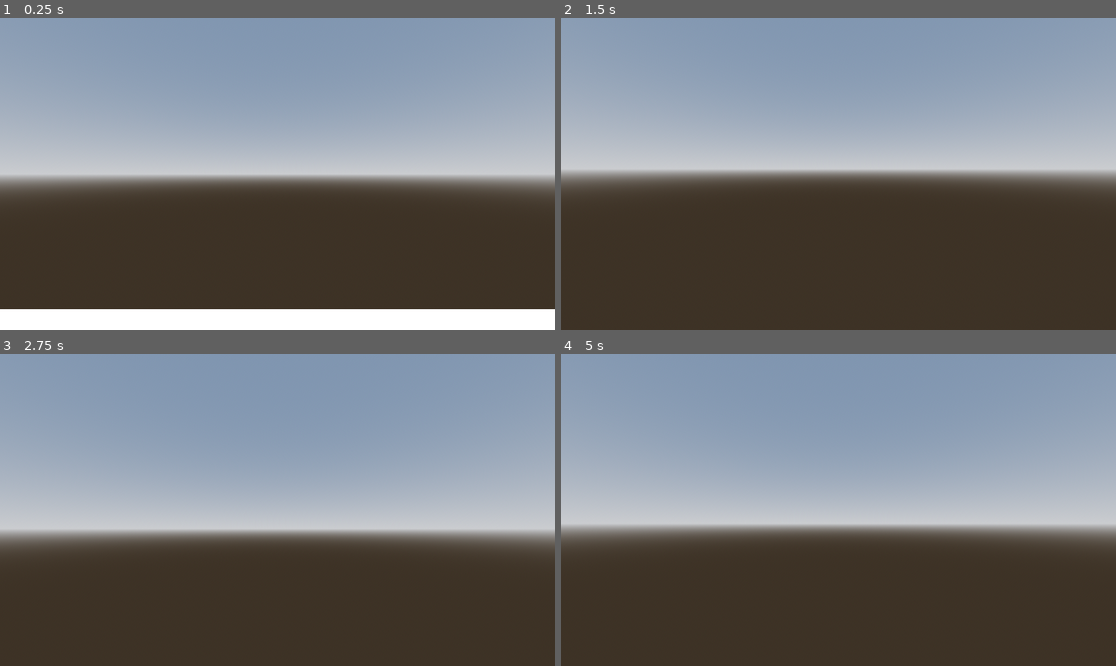
Above: before the commit, frames 1-4 (two rows, left to right).
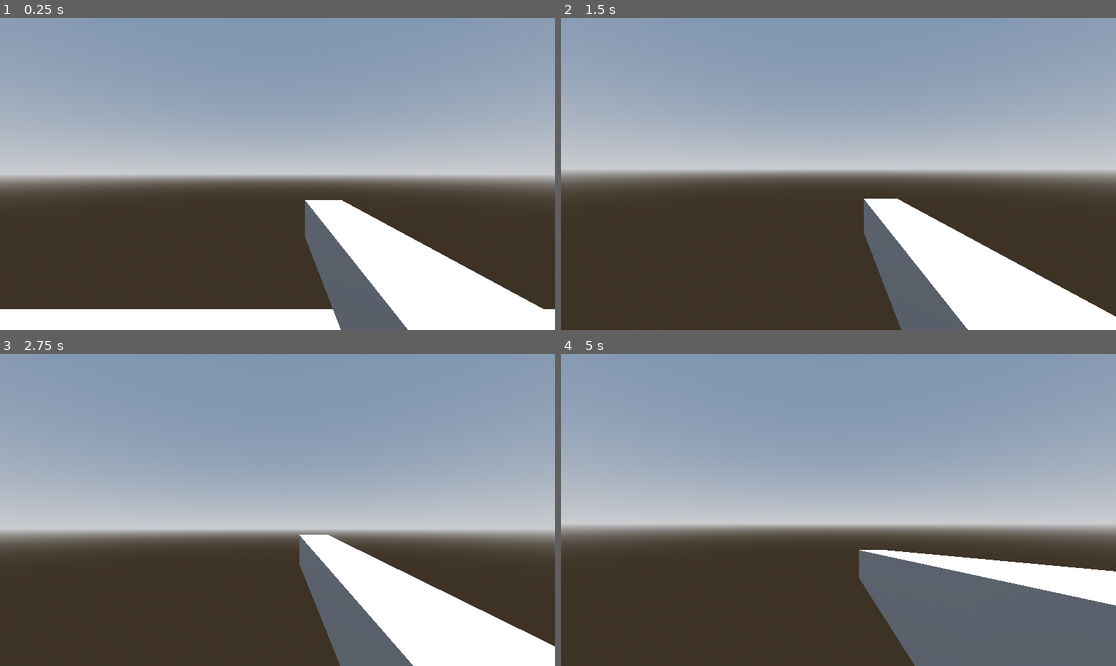
Above: after the commit, the same moments.

Repository: Shreyashz/stonelympics
Game: Godot game, scene res://Levels/test_scene.tscn
The game is run twice, just before and just after one commit, with the same random seed, the same clock (stepped at 60 frames per second) and the same inputs.
Inputs (mouse positions are in pixels of both pictures, inside the frame that each line leads up to):
- Up to frame 1 (0.25 s): no input
- Up to frame 2 (1.5 s): move the mouse to (866, 174) at 0.52 s; hold W (move_forward) from 0.53 s (still down); click (866, 174) at 0.6 s; tap Space (jump) at 0.77 s; tap Enter at 1.25 s; move the mouse to (810, 174) at 1.27 s; click (810, 174) at 1.35 s
- Up to frame 3 (2.75 s): keep holding W (move_forward); tap Space (jump) at 1.52 s; move the mouse to (288, 503) at 2.02 s; click (288, 503) at 2.1 s
- Up to frame 4 (5 s): keep holding W (move_forward); tap Space (jump) at 2.75, 3.02, 3.77, 4.52 s; move the mouse to (832, 516) at 2.77 s; click (832, 516) at 2.85 s; move the mouse to (877, 513) at 3.52 s; click (877, 513) at 3.6 s; tap Enter at 4.25 s; move the mouse to (794, 506) at 4.27 s; click (794, 506) at 4.35 s

The runs differ from the first frame. In frame 1, 8.8% of the frame differs, in the area x 54-98%, y 58-100%; in frame 2, 11%; in frame 3, 11%; in frame 4, 14%, in the area x 53-100%, y 62-100%.

Commit message:
Hands added to the model to be able to interact with

Diff:
--- /dev/null
+++ b/Animations/HandMovement.tres
@@ -0,0 +1,3 @@
+[gd_resource type="Animation" format=3 uid="uid://d24ba644lsp3k"]
+
+[resource]
--- a/Scripts/player_body.gd
+++ b/Scripts/player_body.gd
@@ -4,6 +4,7 @@
 @export var tilt_upper_limit := deg_to_rad(85)
 @export var tilt_lower_limit := deg_to_rad(-85)
 @export var CAMERA_CONTROLLER :Camera3D
+@export var hand_animation_player: AnimationPlayer
 
 const SPEED = 5.0
 const JUMP_VELOCITY = 4.5
@@ -19,6 +20,8 @@
 func _input(event):
 	if event.is_action_pressed("escape"):
 		get_tree().quit()
+	if event.is_action_pressed("primary_fire"):
+		hand_animation_player.play("grab")
 
 func _unhandled_input(event: InputEvent) -> void:
 	mouse_input = event is InputEventMouseMotion and Input.get_mouse_mode() == Input.MOUSE_MODE_CAPTURED
--- a/prefabs/PlayerBody.tscn
+++ b/prefabs/PlayerBody.tscn
@@ -1,19 +1,174 @@
-[gd_scene load_steps=4 format=3 uid="uid://c0t3nqlqllq6p"]
+[gd_scene load_steps=7 format=3 uid="uid://c0t3nqlqllq6p"]
 
 [ext_resource type="Script" uid="uid://cp6unkuwx4jl3" path="res://Scripts/player_body.gd" id="1_op8cb"]
 
-[sub_resource type="CapsuleMesh" id="CapsuleMesh_gyat4"]
-
 [sub_resource type="CapsuleShape3D" id="CapsuleShape3D_qo75c"]
 
-[node name="PlayerBody" type="CharacterBody3D" node_paths=PackedStringArray("CAMERA_CONTROLLER")]
+[sub_resource type="BoxMesh" id="BoxMesh_op8cb"]
+size = Vector3(0.2, 0.2, 1.435)
+
+[sub_resource type="Animation" id="Animation_op8cb"]
+resource_name = "grab"
+step = 0.3
+tracks/0/type = "bezier"
+tracks/0/imported = false
+tracks/0/enabled = true
+tracks/0/path = NodePath(".:position:x")
+tracks/0/interp = 1
+tracks/0/loop_wrap = true
+tracks/0/keys = {
+"handle_modes": PackedInt32Array(0, 0, 0, 0),
+"points": PackedFloat32Array(0.25, -0.25, 0, 0.11, 0, 0.25, -0.055, 0, 0.25, 0, 0.25, -0.25, 0, 0.25, 0, 0.25, -0.25, 0, 0.25, 0),
+"times": PackedFloat32Array(0, 0.166658, 0.6, 1)
+}
+tracks/1/type = "bezier"
+tracks/1/imported = false
+tracks/1/enabled = true
+tracks/1/path = NodePath(".:position:y")
+tracks/1/interp = 1
+tracks/1/loop_wrap = true
+tracks/1/keys = {
+"handle_modes": PackedInt32Array(0, 0, 0, 0),
+"points": PackedFloat32Array(-0.272, -0.25, 0, 0.11, 0, -0.272, -0.055, 0, 0.25, 0, -0.272, -0.25, 0, 0.25, 0, -0.272, -0.25, 0, 0.25, 0),
+"times": PackedFloat32Array(0, 0.166658, 0.6, 1)
+}
+tracks/2/type = "bezier"
+tracks/2/imported = false
+tracks/2/enabled = true
+tracks/2/path = NodePath(".:position:z")
+tracks/2/interp = 1
+tracks/2/loop_wrap = true
+tracks/2/keys = {
+"handle_modes": PackedInt32Array(0, 0, 0, 0),
+"points": PackedFloat32Array(-0.685, -0.25, 0, 0.11, 0, -0.385, -0.055, 0, 0.25, 0, -0.785, -0.25, 0, 0.25, 0, -0.685, -0.25, 0, 0.25, 0),
+"times": PackedFloat32Array(0, 0.166658, 0.6, 1)
+}
+tracks/3/type = "bezier"
+tracks/3/imported = false
+tracks/3/enabled = true
+tracks/3/path = NodePath(".:rotation:x")
+tracks/3/interp = 1
+tracks/3/loop_wrap = true
+tracks/3/keys = {
+"handle_modes": PackedInt32Array(0, 0, 0, 0),
+"points": PackedFloat32Array(0, -0.25, 0, 0.11, 0, 0.0523599, -0.055, 0, 0.25, 0, -0.174533, -0.25, 0, 0.25, 0, 0, -0.25, 0, 0.25, 0),
+"times": PackedFloat32Array(0, 0.166667, 0.600025, 1)
+}
+tracks/4/type = "bezier"
+tracks/4/imported = false
+tracks/4/enabled = true
+tracks/4/path = NodePath(".:rotation:y")
+tracks/4/interp = 1
+tracks/4/loop_wrap = true
+tracks/4/keys = {
+"handle_modes": PackedInt32Array(0, 0, 0, 0),
+"points": PackedFloat32Array(0, -0.25, 0, 0.11, 0, 0, -0.055, 0, 0.25, 0, 0, -0.25, 0, 0.25, 0, 0, -0.25, 0, 0.25, 0),
+"times": PackedFloat32Array(0, 0.166667, 0.600025, 1)
+}
+tracks/5/type = "bezier"
+tracks/5/imported = false
+tracks/5/enabled = true
+tracks/5/path = NodePath(".:rotation:z")
+tracks/5/interp = 1
+tracks/5/loop_wrap = true
+tracks/5/keys = {
+"handle_modes": PackedInt32Array(0, 0, 0, 0),
+"points": PackedFloat32Array(0, -0.25, 0, 0.11, 0, 0, -0.055, 0, 0.25, 0, 0, -0.25, 0, 0.25, 0, 0, -0.25, 0, 0.25, 0),
+"times": PackedFloat32Array(0, 0.166667, 0.600025, 1)
+}
+
+[sub_resource type="Animation" id="Animation_l1bsi"]
+length = 0.001
+tracks/0/type = "bezier"
+tracks/0/imported = false
+tracks/0/enabled = true
+tracks/0/path = NodePath(".:position:x")
+tracks/0/interp = 1
+tracks/0/loop_wrap = true
+tracks/0/keys = {
+"handle_modes": PackedInt32Array(0),
+"points": PackedFloat32Array(0.25, -0.25, 0, 0.25, 0),
+"times": PackedFloat32Array(0)
+}
+tracks/1/type = "bezier"
+tracks/1/imported = false
+tracks/1/enabled = true
+tracks/1/path = NodePath(".:position:y")
+tracks/1/interp = 1
+tracks/1/loop_wrap = true
+tracks/1/keys = {
+"handle_modes": PackedInt32Array(0),
+"points": PackedFloat32Array(-0.272, -0.25, 0, 0.25, 0),
+"times": PackedFloat32Array(0)
+}
+tracks/2/type = "bezier"
+tracks/2/imported = false
+tracks/2/enabled = true
+tracks/2/path = NodePath(".:position:z")
+tracks/2/interp = 1
+tracks/2/loop_wrap = true
+tracks/2/keys = {
+"handle_modes": PackedInt32Array(0),
+"points": PackedFloat32Array(-0.685, -0.25, 0, 0.25, 0),
+"times": PackedFloat32Array(0)
+}
+tracks/3/type = "bezier"
+tracks/3/imported = false
+tracks/3/enabled = true
+tracks/3/path = NodePath(".:rotation:x")
+tracks/3/interp = 1
+tracks/3/loop_wrap = true
+tracks/3/keys = {
+"handle_modes": PackedInt32Array(0),
+"points": PackedFloat32Array(0, -0.25, 0, 0.25, 0),
+"times": PackedFloat32Array(0)
+}
+tracks/4/type = "bezier"
+tracks/4/imported = false
+tracks/4/enabled = true
+tracks/4/path = NodePath(".:rotation:y")
+tracks/4/interp = 1
+tracks/4/loop_wrap = true
+tracks/4/keys = {
+"handle_modes": PackedInt32Array(0),
+"points": PackedFloat32Array(0, -0.25, 0, 0.25, 0),
+"times": PackedFloat32Array(0)
+}
+tracks/5/type = "bezier"
+tracks/5/imported = false
+tracks/5/enabled = true
+tracks/5/path = NodePath(".:rotation:z")
+tracks/5/interp = 1
+tracks/5/loop_wrap = true
+tracks/5/keys = {
+"handle_modes": PackedInt32Array(0),
+"points": PackedFloat32Array(0, -0.25, 0, 0.25, 0),
+"times": PackedFloat32Array(0)
+}
+
+[sub_resource type="AnimationLibrary" id="AnimationLibrary_l1bsi"]
+_data = {
+&"RESET": SubResource("Animation_l1bsi"),
+&"grab": SubResource("Animation_op8cb")
+}
+
+[node name="PlayerBody" type="CharacterBody3D" node_paths=PackedStringArray("CAMERA_CONTROLLER", "hand_animation_player")]
 script = ExtResource("1_op8cb")
 CAMERA_CONTROLLER = NodePath("Camera3D")
-
-[node name="MeshInstance3D" type="MeshInstance3D" parent="."]
-mesh = SubResource("CapsuleMesh_gyat4")
+hand_animation_player = NodePath("Camera3D/Hand/Hand Animations")
 
 [node name="CollisionShape3D" type="CollisionShape3D" parent="."]
 shape = SubResource("CapsuleShape3D_qo75c")
 
 [node name="Camera3D" type="Camera3D" parent="."]
+
+[node name="Hand" type="MeshInstance3D" parent="Camera3D"]
+transform = Transform3D(1, 0, 0, 0, 1, 0, 0, 0, 1, 0.25, -0.272, -0.685)
+mesh = SubResource("BoxMesh_op8cb")
+skeleton = NodePath("../..")
+
+[node name="Hand Animations" type="AnimationPlayer" parent="Camera3D/Hand"]
+libraries = {
+&"": SubResource("AnimationLibrary_l1bsi")
+}
+autoplay = "grab"
--- a/project.godot
+++ b/project.godot
@@ -51,9 +51,14 @@
 "events": [Object(InputEventKey,"resource_local_to_scene":false,"resource_name":"","device":-1,"window_id":0,"alt_press …(195 unchanged characters)…
 ]
 }
-grab={
+primary_fire={
 "deadzone": 0.2,
 "events": [Object(InputEventMouseButton,"resource_local_to_scene":false,"resource_name":"","device":-1,"window_id":0,"a …(256 unchanged characters)…
+]
+}
+secondary_fire={
+"deadzone": 0.2,
+"events": [Object(InputEventMouseButton,"resource_local_to_scene":false,"resource_name":"","device":-1,"window_id":0,"alt_pressed":false,"shift_pressed":false,"ctrl_pressed":false,"meta_pressed":false,"button_mask":2,"position":Vector2(246, 18),"global_position":Vector2(255, 66),"factor":1.0,"button_index":2,"canceled":false,"pressed":true,"double_click":false,"script":null)
 ]
 }
 
